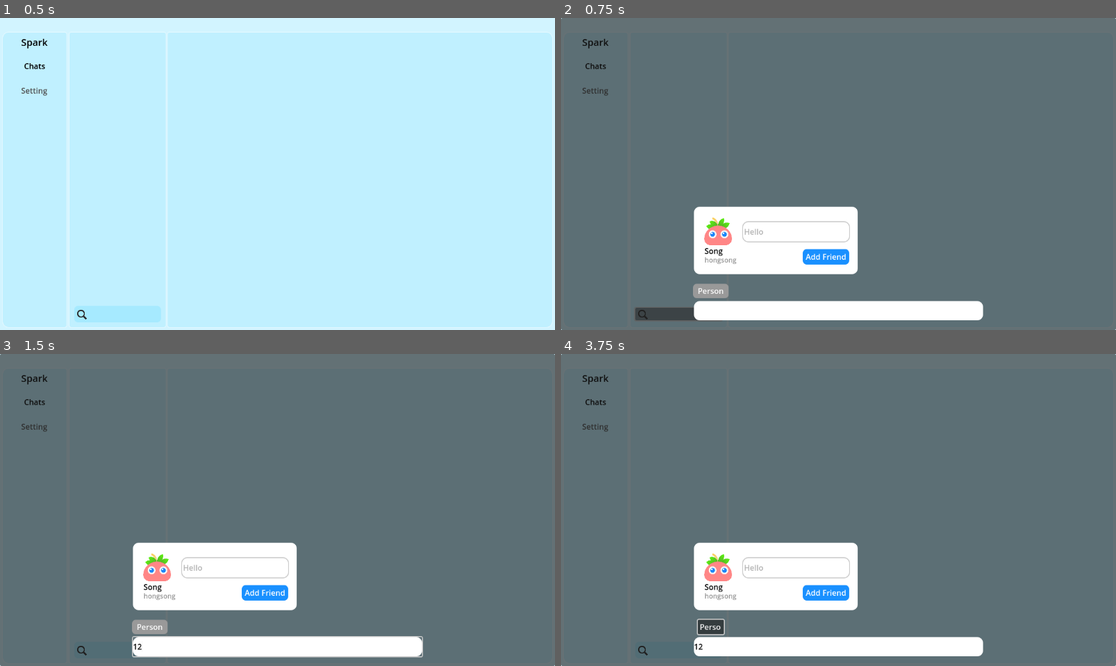
Above: before the commit, frames 1-4 (two rows, left to right).
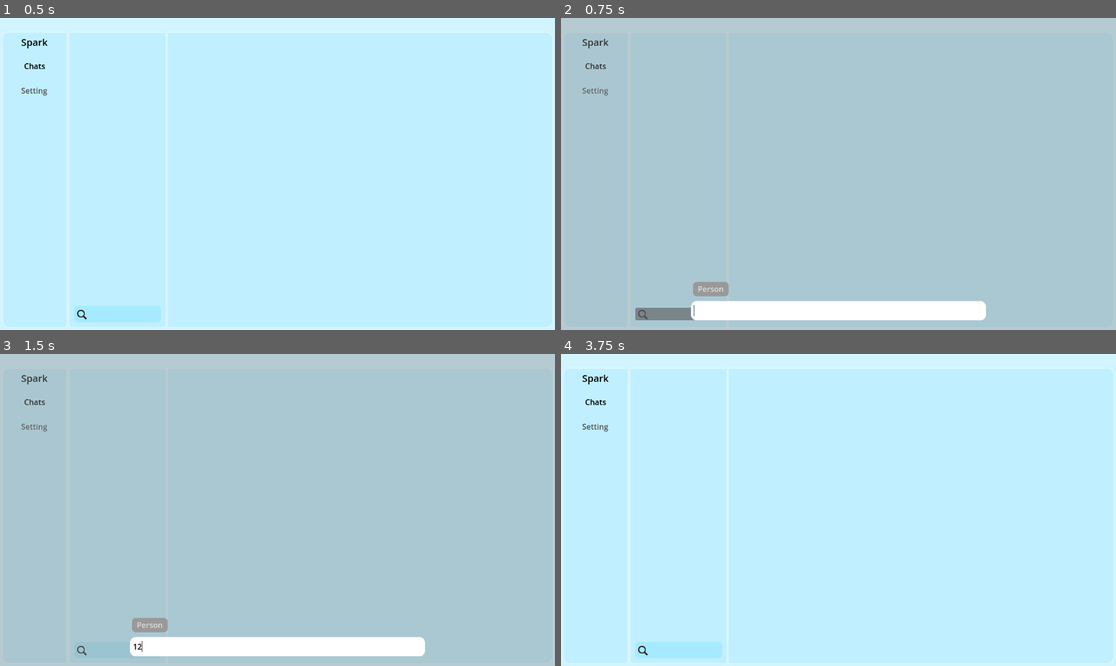
Above: after the commit, the same moments.

Repository: Song-Hong/spark
Game: Godot game, scene res://Pages/MainPage/MainPage.tscn
Same seed, same stepped clock (60 frames per second), same inputs: the game is played once before the commit and once after it. This scene is started directly instead of the project's main scene.
Inputs (mouse positions are in pixels of both pictures, inside the frame that each line leads up to):
- Up to frame 1 (0.5 s): no input
- Up to frame 2 (0.75 s): click (677, 314) at 0.5 s
- Up to frame 3 (1.5 s): click (277, 647) at 1.27 s; type "12" at 1.35 s
- Up to frame 4 (3.75 s): click "Add Friend" (after the commit: "Person") at 2 s; click "Person" at 2.75 s; click "Chats" at 3.5 s

Frame 1 is identical in both runs. In frame 2, 97% of the frame differs, in the area x 0-100%, y 0-100%; in frame 3, 97%; in frame 4, 100%.
Error in both runs: Invalid access to property or key 'Data' on a base object of type 'Nil'. (res://Pages/Main_ChatsPage/firend_controller.gd:15)

Commit message:
feat: add friends
Added the ability to query add friends

Diff:
--- a/Pages/LoginPage/login_controller.gd
+++ b/Pages/LoginPage/login_controller.gd
@@ -16,9 +16,9 @@
 #当获取到登陆请求回馈
 func _on_login_state_receive(data):
 	if data.S == 1: #登陆成功
-		print("登陆成功")
 		#将当前登陆ID存储至数据中
 		Song.Module.Data.SelfID = data.ID
+		Song.Module.Data.Name = data.Name
 		#切换场景至主场景
 		var view  = $"../..".get_parent()
 		var scene = load("res://Pages/MainPage/MainPage.tscn").instantiate()
--- a/Pages/MainPage/MainPage.tscn
+++ b/Pages/MainPage/MainPage.tscn
@@ -207,6 +207,7 @@
 [node name="Search" type="Button" parent="MainPage/MarginContainer/HBoxContainer/Main_ChatsPage/Middle/VBoxContainer/MarginContainer"]
 custom_minimum_size = Vector2(0, 26)
 layout_mode = 2
+focus_mode = 0
 theme_override_colors/font_color = Color(0, 0, 0, 1)
 theme_override_styles/normal = SubResource("StyleBoxFlat_pm3ib")
 expand_icon = true
--- /dev/null
+++ b/Pages/Main_ChatsPage/Prefabs/new_friend.gd
@@ -0,0 +1,39 @@
+#新好友界面
+extends Panel
+
+#用户id
+var id
+
+func _ready():
+	$HBoxContainer/Agree.connect("pressed",Callable(self,"_on_agree_pressed"))
+	$HBoxContainer/Reject.connect("pressed",Callable(self,"_on_reject_pressed"))
+
+func _exit_tree():
+	$HBoxContainer/Agree.disconnect("pressed",Callable(self,"_on_agree_pressed"))
+	$HBoxContainer/Reject.disconnect("pressed",Callable(self,"_on_reject_pressed"))
+
+#初始化
+func init(friend_id,friend_name,friend_msg):
+	id = friend_id
+	$Name.text = friend_name
+	$Msg.text  = friend_msg
+
+#当按钮同意按钮点击时
+func _on_agree_pressed():
+	#向服务器发送同意申请请求
+	var json  = '{"App" : "Spark","Type" : 10007,"Data" : {'
+	json     += '"SID":%s'%str(Song.Module.Data.SelfID)
+	json     += ',"Name":"%s"'%Song.Module.Data.Name
+	json     += ',"TID":%s'%str(id)
+	json     += "}}"
+	Song.Module.Net.send(json)
+
+	#更新页面
+	$"../../../../../../Controller/FirendController".create_friend_item(id,$Name.text)
+
+	#删除自身
+	get_parent().remove_child(self)
+
+#当拒绝按钮点击时
+func _on_reject_pressed():
+	get_parent().remove_child(self)
--- /dev/null
+++ b/Pages/Main_ChatsPage/Prefabs/new_friend.tscn
@@ -0,0 +1,106 @@
+[gd_scene load_steps=6 format=3 uid="uid://cnn2kljvnij5j"]
+
+[ext_resource type="Script" path="res://Pages/Main_ChatsPage/Prefabs/new_friend.gd" id="1_4x3xm"]
+[ext_resource type="Texture2D" uid="uid://bfcsx4s3vcolw" path="res://Assets/Logo/logo.svg" id="1_nv34b"]
+
+[sub_resource type="StyleBoxFlat" id="StyleBoxFlat_vvb47"]
+bg_color = Color(0.65098, 0.917647, 1, 1)
+border_width_left = 2
+border_width_top = 2
+border_width_right = 2
+border_width_bottom = 2
+border_color = Color(1, 1, 1, 1)
+corner_radius_top_left = 8
+corner_radius_top_right = 8
+corner_radius_bottom_right = 8
+corner_radius_bottom_left = 8
+
+[sub_resource type="StyleBoxFlat" id="StyleBoxFlat_ldol8"]
+bg_color = Color(0.984314, 0.388235, 0.356863, 1)
+border_width_left = 1
+border_width_top = 1
+border_width_right = 1
+border_width_bottom = 1
+border_color = Color(1, 1, 1, 1)
+corner_radius_top_left = 8
+corner_radius_top_right = 8
+corner_radius_bottom_right = 8
+corner_radius_bottom_left = 8
+
+[sub_resource type="StyleBoxFlat" id="StyleBoxFlat_7smpv"]
+bg_color = Color(0.25098, 0.815686, 0.294118, 1)
+border_width_left = 1
+border_width_top = 1
+border_width_right = 1
+border_width_bottom = 1
+border_color = Color(1, 1, 1, 1)
+corner_radius_top_left = 8
+corner_radius_top_right = 8
+corner_radius_bottom_right = 8
+corner_radius_bottom_left = 8
+
+[node name="NewFriend" type="Panel"]
+custom_minimum_size = Vector2(0, 60)
+theme_override_styles/panel = SubResource("StyleBoxFlat_vvb47")
+script = ExtResource("1_4x3xm")
+
+[node name="TextureRect" type="TextureRect" parent="."]
+custom_minimum_size = Vector2(30, 30)
+layout_mode = 0
+offset_left = 10.0
+offset_top = 5.0
+offset_right = 40.0
+offset_bottom = 35.0
+texture = ExtResource("1_nv34b")
+expand_mode = 1
+
+[node name="Name" type="Label" parent="."]
+layout_mode = 0
+offset_left = 10.0
+offset_top = 35.0
+offset_right = 43.0
+offset_bottom = 55.0
+theme_override_colors/font_color = Color(0, 0, 0, 1)
+theme_override_font_sizes/font_size = 14
+text = "Song"
+horizontal_alignment = 1
+vertical_alignment = 1
+
+[node name="Msg" type="Label" parent="."]
+layout_mode = 0
+offset_left = 52.0
+offset_top = 11.0
+offset_right = 173.0
+offset_bottom = 32.0
+theme_override_colors/font_color = Color(0, 0, 0, 1)
+theme_override_font_sizes/font_size = 14
+text = "Hello"
+horizontal_alignment = 1
+vertical_alignment = 1
+
+[node name="HBoxContainer" type="HBoxContainer" parent="."]
+layout_mode = 1
+offset_left = 61.0
+offset_top = 35.0
+offset_right = 172.0
+offset_bottom = 55.0
+
+[node name="Reject" type="Button" parent="HBoxContainer"]
+layout_mode = 2
+size_flags_horizontal = 3
+focus_mode = 0
+theme_override_colors/font_color = Color(0, 0, 0, 1)
+theme_override_font_sizes/font_size = 8
+theme_override_styles/hover = SubResource("StyleBoxFlat_ldol8")
+theme_override_styles/normal = SubResource("StyleBoxFlat_ldol8")
+text = "Reject"
+
+[node name="Agree" type="Button" parent="HBoxContainer"]
+layout_mode = 2
+size_flags_horizontal = 3
+focus_mode = 0
+theme_override_colors/font_color = Color(0, 0, 0, 1)
+theme_override_font_sizes/font_size = 8
+theme_override_styles/hover = SubResource("StyleBoxFlat_7smpv")
+theme_override_styles/normal = SubResource("StyleBoxFlat_7smpv")
+text = "Agree"
--- a/Pages/Main_ChatsPage/firend_controller.gd
+++ b/Pages/Main_ChatsPage/firend_controller.gd
@@ -44,3 +44,10 @@
 	var friend = FriendArea.get_node_or_null(str(id))
 	if friend != null:
 		friend.set_friend_last_message(msg)
+
+#新好友消息
+func new_friend_msg(friend_id,friend_name,friend_msg):
+	var friend = load("res://Pages/Main_ChatsPage/Prefabs/new_friend.tscn").instantiate()
+	FriendArea.add_child(friend)
+	friend.init(friend_id,friend_name,friend_msg)
+	friend.move_to_front()
--- a/Pages/Main_ChatsPage/main_chats_page.gd
+++ b/Pages/Main_ChatsPage/main_chats_page.gd
@@ -14,5 +14,5 @@
 @export var TextView:ScrollContainer   #文本显示滚轮区域
 
 ## Search
-@export var SearchPanel:PanelContainer #搜索区域
+@export var SearchPanel:Button         #搜索区域
 @export var SearchButton:Button        #搜索按钮
--- a/Pages/Main_ChatsPage/message_net.gd
+++ b/Pages/Main_ChatsPage/message_net.gd
@@ -6,6 +6,8 @@
 func _ready():
 	Net = Song.Module.Net
 	Net.receive.connect("friend_msg_receive",Callable(self,"_on_friend_msg_receive"))
+	Net.receive.connect("friend_add_receive",Callable(self,"_on_friend_add_receive"))
+	Net.receive.connect("friend_agree_receive",Callable(self,"_on_friend_agree_receive"))
 
 #发送消息
 func send_messgae(text):
@@ -28,6 +30,17 @@
 		pass
 	$"../FirendController".update_friend_last_message(data.SID,data.MSG)
 
+#接收到好友申请请求
+func _on_friend_add_receive(data):
+	#data.TID
+	$"../FirendController".new_friend_msg(data.SID,data.Name,data.MSG)
+
+#接收到新好友同意申请请求
+func _on_friend_agree_receive(data):
+	$"../FirendController".create_friend_item(data.SID,data.Name)
+
 ## TEST 退出场景时断开全部监听
 func _exit_tree():
 	Net.receive.disconnect("friend_msg_receive",Callable(self,"_on_friend_msg_receive"))
+	Net.receive.disconnect("friend_add_receive",Callable(self,"_on_friend_add_receive"))
+	Net.receive.disconnect("friend_agree_receive",Callable(self,"_on_friend_agree_receive"))
--- a/Pages/Main_ChatsPage/search_button_controller.gd
+++ b/Pages/Main_ChatsPage/search_button_controller.gd
@@ -1,7 +1,7 @@
 #搜索
 extends Node
 
-var SearchArea:PanelContainer #搜索区域
+var SearchArea:Button #搜索区域
 
 #初始化
 func _ready():
--- a/Pages/Main_ChatsPage/text_edit_controller.gd
+++ b/Pages/Main_ChatsPage/text_edit_controller.gd
@@ -25,7 +25,7 @@
 		scroll_bar_lowest()
 
 		##发送消息
-		$"../MessageNet".send_messgae(msg_text)
+		$"../MessageNetController".send_messgae(msg_text)
 
 		##更新最后消息
 		$"../FirendController".update_friend_last_message(Song.Module.Data.TargetID,msg_text)
--- /dev/null
+++ b/Pages/Search/Perfabs/person_card.gd
@@ -0,0 +1,39 @@
+#好友卡片
+extends Panel
+
+#用户ID
+var id
+
+#初始化
+func init(person_id,person_name,person_username):
+	id             = person_id
+	$Name.text     = person_name
+	$Username.text = person_username
+
+#初始化
+func _ready():
+	$Button.connect("pressed",Callable(self,"_on_pressed"))
+
+#当按钮点击时
+func _on_pressed():
+	$Button.disconnect("pressed",Callable(self,"_on_pressed"))
+
+	## 发送好友申请请求
+	#SID:自身ID;Name:自身名称;TID:接受者ID；MSG:验证消息
+	var _sid  = str(Song.Module.Data.SelfID)
+	var _name = str(Song.Module.Data.Name)
+	var _tid  = str(id)
+	var _msg  = $Message.text
+	if _msg  == "" : _msg = "Hello"
+	var json  = '{"App" : "Spark","Type" : 10006,"Data" : {'
+	json     += '"SID":%s'%_sid
+	json     += ',"Name":"%s"'%_name
+	json     += ',"TID":%s'%_tid
+	json     += ',"MSG":"%s"'%_msg
+	json     += "}}"
+	Song.Module.Net.send(json)
+
+	## 显示提示
+
+	## 销毁自己
+	get_parent().remove_child(self)
--- /dev/null
+++ b/Pages/Search/Perfabs/person_card.tscn
@@ -0,0 +1,100 @@
+[gd_scene load_steps=6 format=3 uid="uid://cn6wrtyvlo6kb"]
+
+[ext_resource type="Script" path="res://Pages/Search/Perfabs/person_card.gd" id="1_xhxnx"]
+[ext_resource type="Texture2D" uid="uid://bfcsx4s3vcolw" path="res://Assets/Logo/logo.svg" id="2_watmb"]
+
+[sub_resource type="StyleBoxFlat" id="StyleBoxFlat_fb4v1"]
+bg_color = Color(1, 1, 1, 1)
+corner_radius_top_left = 12
+corner_radius_top_right = 12
+corner_radius_bottom_right = 12
+corner_radius_bottom_left = 12
+
+[sub_resource type="StyleBoxFlat" id="StyleBoxFlat_pj4mc"]
+bg_color = Color(1, 1, 1, 1)
+border_width_left = 2
+border_width_top = 2
+border_width_right = 2
+border_width_bottom = 2
+corner_radius_top_left = 12
+corner_radius_top_right = 12
+corner_radius_bottom_right = 12
+corner_radius_bottom_left = 12
+expand_margin_left = 2.0
+expand_margin_top = 2.0
+expand_margin_right = 2.0
+expand_margin_bottom = 2.0
+
+[sub_resource type="StyleBoxFlat" id="StyleBoxFlat_w5ldl"]
+bg_color = Color(0.0980392, 0.564706, 1, 1)
+corner_radius_top_left = 8
+corner_radius_top_right = 8
+corner_radius_bottom_right = 8
+corner_radius_bottom_left = 8
+expand_margin_left = 2.0
+expand_margin_right = 2.0
+
+[node name="PersonCard" type="Panel"]
+custom_minimum_size = Vector2(340, 140)
+size_flags_horizontal = 0
+theme_override_styles/panel = SubResource("StyleBoxFlat_fb4v1")
+script = ExtResource("1_xhxnx")
+
+[node name="Head" type="TextureRect" parent="."]
+custom_minimum_size = Vector2(60, 60)
+layout_mode = 2
+offset_left = 20.0
+offset_top = 20.0
+offset_right = 80.0
+offset_bottom = 80.0
+size_flags_horizontal = 0
+size_flags_vertical = 0
+texture = ExtResource("2_watmb")
+expand_mode = 1
+
+[node name="Name" type="Label" parent="."]
+layout_mode = 2
+offset_left = 22.0
+offset_top = 80.0
+offset_right = 72.0
+offset_bottom = 103.0
+theme_override_colors/font_color = Color(0, 0, 0, 1)
+text = "Song"
+
+[node name="Username" type="Label" parent="."]
+layout_mode = 2
+offset_left = 22.0
+offset_top = 100.0
+offset_right = 89.0
+offset_bottom = 123.0
+theme_override_colors/font_color = Color(0.584314, 0.584314, 0.584314, 1)
+theme_override_font_sizes/font_size = 14
+text = "hongsong"
+vertical_alignment = 1
+
+[node name="Message" type="LineEdit" parent="."]
+layout_mode = 0
+offset_left = 102.0
+offset_top = 32.0
+offset_right = 322.0
+offset_bottom = 72.0
+theme_override_colors/caret_color = Color(0, 0, 0, 1)
+theme_override_colors/font_placeholder_color = Color(0.699653, 0.699653, 0.699653, 1)
+theme_override_colors/font_color = Color(0, 0, 0, 1)
+theme_override_styles/focus = SubResource("StyleBoxFlat_pj4mc")
+theme_override_styles/normal = SubResource("StyleBoxFlat_pj4mc")
+placeholder_text = "Hello"
+
+[node name="Button" type="Button" parent="."]
+layout_mode = 0
+offset_left = 228.0
+offset_top = 88.0
+offset_right = 320.0
+offset_bottom = 120.0
+focus_mode = 0
+theme_override_colors/font_color = Color(1, 1, 1, 1)
+theme_override_styles/hover = SubResource("StyleBoxFlat_w5ldl")
+theme_override_styles/pressed_mirrored = SubResource("StyleBoxFlat_w5ldl")
+theme_override_styles/pressed = SubResource("StyleBoxFlat_w5ldl")
+theme_override_styles/normal = SubResource("StyleBoxFlat_w5ldl")
+text = "Add Friend"
--- a/Pages/Search/main_search.gd
+++ b/Pages/Search/main_search.gd
@@ -1,15 +1,23 @@
 #搜素页面
-extends PanelContainer
+extends Button
 
-@export var SearchInput:LineEdit  #搜索输入
-@export var SearchController:Node #搜索控制
+@export var SearchInput:LineEdit   #搜索输入
+@export var SearchController:Node  #搜索控制
+@export var ShowArea:VBoxContainer #显示区域
+
+#初始化
+func _ready():
+	connect("pressed",Callable(self,"undisplay"))
 
 #显示
 func display():
 	self.visible = true
 	SearchInput.connect("text_submitted",Callable(SearchController,"_on_text_submitted"))
+	SearchInput.grab_focus()
 
 #隐藏
 func undisplay():
 	self.visible = false
 	SearchInput.disconnect("text_submitted",Callable(SearchController,"_on_text_submitted"))
+	for item in ShowArea.get_children():
+		ShowArea.remove_child(item)
--- a/Pages/Search/search.tscn
+++ b/Pages/Search/search.tscn
@@ -1,45 +1,26 @@
-[gd_scene load_steps=11 format=3 uid="uid://pakfb8o0rjmf"]
+[gd_scene load_steps=10 format=3 uid="uid://pakfb8o0rjmf"]
 
 [ext_resource type="Script" path="res://Pages/Search/main_search.gd" id="1_j56hk"]
-[ext_resource type="Texture2D" uid="uid://bfcsx4s3vcolw" path="res://Assets/Logo/logo.svg" id="1_q4hr2"]
 [ext_resource type="Script" path="res://Pages/Search/search_controller.gd" id="3_tv4fd"]
 
-[sub_resource type="StyleBoxFlat" id="StyleBoxFlat_fb4v1"]
-bg_color = Color(1, 1, 1, 1)
-corner_radius_top_left = 12
-corner_radius_top_right = 12
-corner_radius_bottom_right = 12
-corner_radius_bottom_left = 12
+[sub_resource type="StyleBoxFlat" id="StyleBoxFlat_wyors"]
+bg_color = Color(0.537011, 0.537011, 0.537011, 0.392157)
 
-[sub_resource type="StyleBoxFlat" id="StyleBoxFlat_pj4mc"]
-bg_color = Color(1, 1, 1, 1)
-border_width_left = 2
-border_width_top = 2
-border_width_right = 2
-border_width_bottom = 2
-corner_radius_top_left = 12
-corner_radius_top_right = 12
-corner_radius_bottom_right = 12
-corner_radius_bottom_left = 12
-expand_margin_left = 2.0
-expand_margin_top = 2.0
-expand_margin_right = 2.0
-expand_margin_bottom = 2.0
+[sub_resource type="StyleBoxEmpty" id="StyleBoxEmpty_h2iqe"]
 
-[sub_resource type="StyleBoxFlat" id="StyleBoxFlat_w5ldl"]
-bg_color = Color(0.0980392, 0.564706, 1, 1)
+[sub_resource type="StyleBoxEmpty" id="StyleBoxEmpty_lhhcs"]
+
+[sub_resource type="StyleBoxEmpty" id="StyleBoxEmpty_x3de1"]
+
+[sub_resource type="StyleBoxFlat" id="StyleBoxFlat_pqelq"]
 corner_radius_top_left = 8
 corner_radius_top_right = 8
 corner_radius_bottom_right = 8
 corner_radius_bottom_left = 8
-expand_margin_left = 2.0
-expand_margin_right = 2.0
+expand_margin_left = 10.0
+expand_margin_right = 10.0
 
-[sub_resource type="StyleBoxEmpty" id="StyleBoxEmpty_3i5ju"]
-
-[sub_resource type="StyleBoxEmpty" id="StyleBoxEmpty_x3de1"]
-
-[sub_resource type="StyleBoxFlat" id="StyleBoxFlat_pqelq"]
+[sub_resource type="StyleBoxFlat" id="StyleBoxFlat_g2e2p"]
 corner_radius_top_left = 8
 corner_radius_top_right = 8
 corner_radius_bottom_right = 8
@@ -53,21 +34,48 @@
 corner_radius_top_right = 12
 corner_radius_bottom_right = 12
 corner_radius_bottom_left = 12
+expand_margin_left = 6.0
+expand_margin_right = 6.0
 
-[node name="Search" type="PanelContainer" node_paths=PackedStringArray("SearchInput", "SearchController")]
+[node name="Search" type="Button" node_paths=PackedStringArray("SearchInput", "SearchController", "ShowArea")]
+anchors_preset = 15
+anchor_right = 1.0
+anchor_bottom = 1.0
+grow_horizontal = 2
+grow_vertical = 2
+theme_override_styles/focus = SubResource("StyleBoxFlat_wyors")
+theme_override_styles/disabled_mirrored = SubResource("StyleBoxEmpty_h2iqe")
+theme_override_styles/disabled = SubResource("StyleBoxEmpty_h2iqe")
+theme_override_styles/hover_pressed_mirrored = SubResource("StyleBoxEmpty_h2iqe")
+theme_override_styles/hover_pressed = SubResource("StyleBoxEmpty_lhhcs")
+theme_override_styles/hover_mirrored = SubResource("StyleBoxFlat_wyors")
+theme_override_styles/hover = SubResource("StyleBoxFlat_wyors")
+theme_override_styles/pressed_mirrored = SubResource("StyleBoxEmpty_h2iqe")
+theme_override_styles/pressed = SubResource("StyleBoxEmpty_h2iqe")
+theme_override_styles/normal_mirrored = SubResource("StyleBoxEmpty_h2iqe")
+theme_override_styles/normal = SubResource("StyleBoxFlat_wyors")
 script = ExtResource("1_j56hk")
 SearchInput = NodePath("MarginContainer/VBoxContainer/SearchInput")
 SearchController = NodePath("Controller/SearchController")
+ShowArea = NodePath("MarginContainer/VBoxContainer/ScrollContainer/VBoxContainer")
 
 [node name="MarginContainer" type="MarginContainer" parent="."]
-layout_mode = 2
+layout_mode = 1
+anchors_preset = 13
+anchor_left = 0.5
+anchor_right = 0.5
+anchor_bottom = 1.0
+offset_left = -300.0
+offset_right = 300.0
+grow_horizontal = 2
+grow_vertical = 2
 size_flags_horizontal = 4
 theme_override_constants/margin_top = 20
 theme_override_constants/margin_bottom = 20
 
 [node name="VBoxContainer" type="VBoxContainer" parent="MarginContainer"]
 layout_mode = 2
-theme_override_constants/separation = 6
+theme_override_constants/separation = 10
 
 [node name="ScrollContainer" type="ScrollContainer" parent="MarginContainer/VBoxContainer"]
 layout_mode = 2
@@ -81,69 +89,6 @@
 size_flags_vertical = 3
 alignment = 2
 
-[node name="PersonCard" type="Panel" parent="MarginContainer/VBoxContainer/ScrollContainer/VBoxContainer"]
-custom_minimum_size = Vector2(340, 140)
-layout_mode = 2
-size_flags_horizontal = 0
-theme_override_styles/panel = SubResource("StyleBoxFlat_fb4v1")
-
-[node name="Head" type="TextureRect" parent="MarginContainer/VBoxContainer/ScrollContainer/VBoxContainer/PersonCard"]
-custom_minimum_size = Vector2(60, 60)
-layout_mode = 2
-offset_left = 20.0
-offset_top = 20.0
-offset_right = 80.0
-offset_bottom = 80.0
-size_flags_horizontal = 0
-size_flags_vertical = 0
-texture = ExtResource("1_q4hr2")
-expand_mode = 1
-
-[node name="Name" type="Label" parent="MarginContainer/VBoxContainer/ScrollContainer/VBoxContainer/PersonCard"]
-layout_mode = 2
-offset_left = 22.0
-offset_top = 80.0
-offset_right = 72.0
-offset_bottom = 103.0
-theme_override_colors/font_color = Color(0, 0, 0, 1)
-text = "Song"
-
-[node name="Username" type="Label" parent="MarginContainer/VBoxContainer/ScrollContainer/VBoxContainer/PersonCard"]
-layout_mode = 2
-offset_left = 22.0
-offset_top = 100.0
-offset_right = 89.0
-offset_bottom = 123.0
-theme_override_colors/font_color = Color(0.584314, 0.584314, 0.584314, 1)
-theme_override_font_sizes/font_size = 14
-text = "hongsong"
-vertical_alignment = 1
-
-[node name="Message" type="LineEdit" parent="MarginContainer/VBoxContainer/ScrollContainer/VBoxContainer/PersonCard"]
-layout_mode = 0
-offset_left = 102.0
-offset_top = 32.0
-offset_right = 322.0
-offset_bottom = 72.0
-theme_override_colors/font_placeholder_color = Color(0.699653, 0.699653, 0.699653, 1)
-theme_override_styles/normal = SubResource("StyleBoxFlat_pj4mc")
-placeholder_text = "Hello"
-
-[node name="Button" type="Button" parent="MarginContainer/VBoxContainer/ScrollContainer/VBoxContainer/PersonCard"]
-layout_mode = 0
-offset_left = 228.0
-offset_top = 88.0
-offset_right = 320.0
-offset_bottom = 120.0
-theme_override_colors/font_color = Color(1, 1, 1, 1)
-theme_override_styles/normal = SubResource("StyleBoxFlat_w5ldl")
-text = "Add Friend"
-
-[node name="HSeparator" type="HSeparator" parent="MarginContainer/VBoxContainer/ScrollContainer/VBoxContainer"]
-layout_mode = 2
-theme_override_constants/separation = 10
-theme_override_styles/separator = SubResource("StyleBoxEmpty_3i5ju")
-
 [node name="HBoxContainer" type="HBoxContainer" parent="MarginContainer/VBoxContainer"]
 layout_mode = 2
 
@@ -155,15 +100,20 @@
 [node name="Button" type="Button" parent="MarginContainer/VBoxContainer/HBoxContainer"]
 custom_minimum_size = Vector2(0, 30)
 layout_mode = 2
-theme_override_styles/pressed = SubResource("StyleBoxFlat_pqelq")
+focus_mode = 0
+theme_override_styles/hover = SubResource("StyleBoxFlat_pqelq")
+theme_override_styles/pressed_mirrored = SubResource("StyleBoxFlat_g2e2p")
+theme_override_styles/pressed = SubResource("StyleBoxFlat_g2e2p")
+theme_override_styles/normal = SubResource("StyleBoxFlat_pqelq")
 toggle_mode = true
-button_pressed = true
 text = "Person"
 
 [node name="SearchInput" type="LineEdit" parent="MarginContainer/VBoxContainer"]
 custom_minimum_size = Vector2(600, 40)
 layout_mode = 2
+theme_override_colors/caret_color = Color(0, 0, 0, 1)
 theme_override_colors/font_color = Color(0, 0, 0, 1)
+theme_override_styles/focus = SubResource("StyleBoxFlat_nerkn")
 theme_override_styles/normal = SubResource("StyleBoxFlat_nerkn")
 
 [node name="Controller" type="Node" parent="."]
--- a/Pages/Search/search_controller.gd
+++ b/Pages/Search/search_controller.gd
@@ -6,12 +6,28 @@
 #初始化
 func _ready():
 	SearchInput = $"../..".SearchInput
+	Song.Module.Net.receive.connect("friend_search_receive",Callable(self,"_on_friend_search_receive"))
+
+#断开监听
+func _exit_tree():
+	return
+	Song.Module.Net.receive.disconnect("friend_search_receive",Callable(self,"_on_friend_search_receive"))
 
 #当结束输入,发送好友查询
 func _on_text_submitted(text):
 	# 清除搜索框
 	SearchInput.clear()
 	# 发送好友请求
-	return
 	var json = '{"App"  : "Spark","Type" : 10008,"Data" : {"U":"%s"}}'%text
 	Song.Module.Net.send(json)
+
+#接收到搜索结果
+func _on_friend_search_receive(data):
+	for item in data:
+		if $"../..".ShowArea.get_node_or_null(str(item.id)):
+			continue
+
+		var person_card = load("res://Pages/Search/Perfabs/person_card.tscn").instantiate()
+		$"../..".ShowArea.add_child(person_card)
+		person_card.init(item.id,item.Name,item.Username)
+		person_card.name = str(item.id)
--- a/Pages/Song/data_controller.gd
+++ b/Pages/Song/data_controller.gd
@@ -4,3 +4,4 @@
 
 var SelfID:int   = 0 #当前登陆用户ID
 var TargetID:int = 0 #当前聊天用户ID
+var Name:String      #当前用户昵称
--- a/Pages/Song/net_data_parsing_controller.gd
+++ b/Pages/Song/net_data_parsing_controller.gd
@@ -2,9 +2,12 @@
 extends Node
 class_name Module_Net_Receive
 
-signal login_state_receive #登陆状态请求
-signal friend_list_receive #好友列表请求
-signal friend_msg_receive  #接收到好友消息
+signal login_state_receive   #登陆状态请求
+signal friend_list_receive   #好友列表请求
+signal friend_msg_receive    #接收到好友消息
+signal friend_add_receive    #10006 接收到好友申请
+signal friend_agree_receive  #10007 接收到同意好友请求
+signal friend_search_receive #10008 好友搜索请求
 
 func _ready():
 	#消息接收监听
@@ -26,3 +29,9 @@
 			pass
 		10005: #接收消息
 			friend_msg_receive.emit(json.Data)
+		10006: #接收好友申请
+			friend_add_receive.emit(json.Data)
+		10007: #同意好友申请
+			friend_agree_receive.emit(json.Data)
+		10008: #好友查询反馈
+			friend_search_receive.emit(json.Data)
